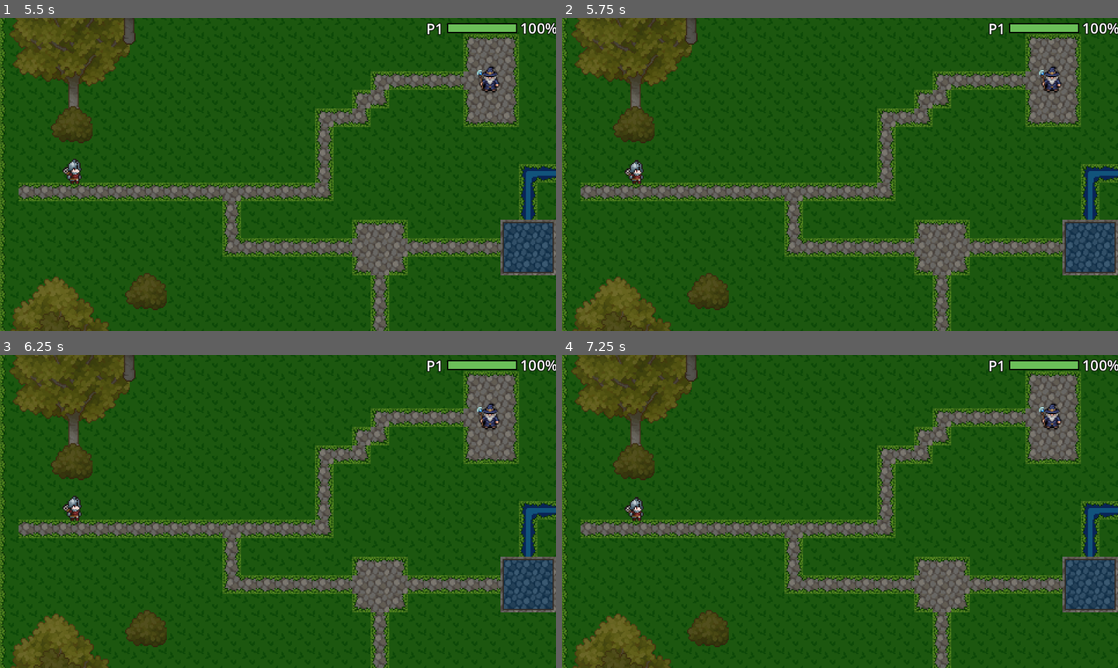
Above: before the commit, frames 1-4 (two rows, left to right).
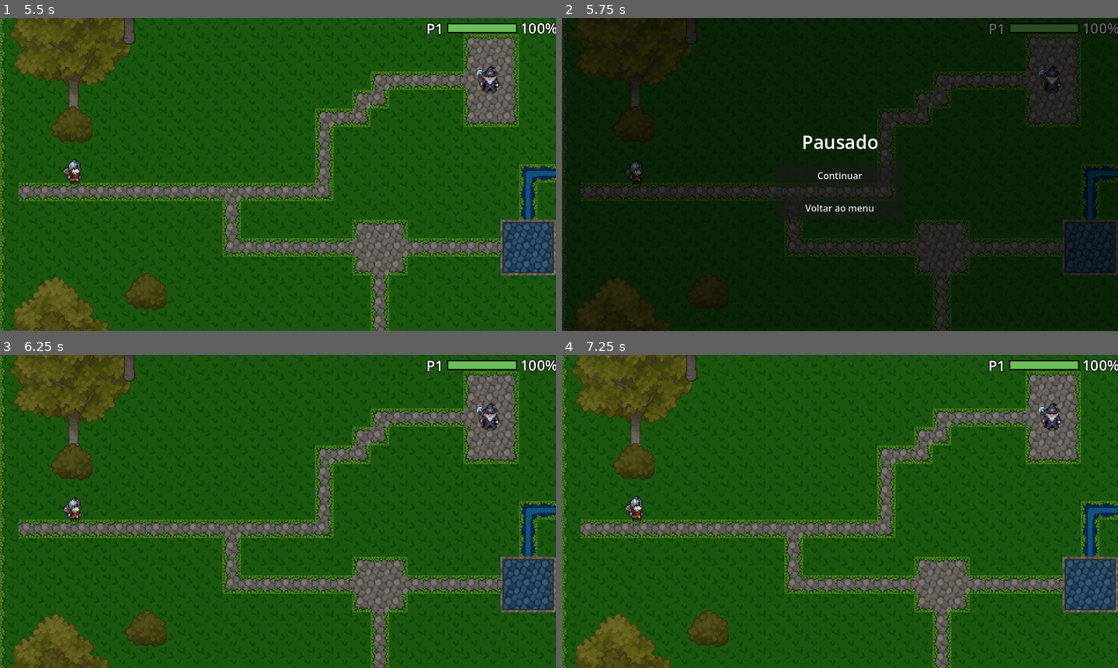
Above: after the commit, the same moments.

Repository: VCPC-UniFECAF/fits_on_fire
Game: Godot game, scene res://scenes/menu.tscn
The game is run twice, just before and just after one commit, with the same random seed, the same clock (stepped at 60 frames per second) and the same inputs.
Inputs (mouse positions are in pixels of both pictures, inside the frame that each line leads up to):
- Up to frame 1 (5.5 s): click "SinglePlayer" at 0.5 s; click "Guerreiro" at 1.25 s; move the mouse to (400, 158) at 2.02 s; hold 1 (cycle_scene) 2.03-2.78 s; move the mouse to (166, 190) at 2.77 s; tap E (interact) at 2.85 s; tap Enter at 3.5 s; move the mouse to (333, 105) at 3.52 s; tap 2 (p2_heavy) at 3.6 s; tap Space at 4.25 s; move the mouse to (250, 237) at 4.27 s; tap 1 (cycle_scene) at 4.35 s; move the mouse to (444, 221) at 5.02 s; hold E (interact) from 5.03 s (still down)
- Up to frame 2 (5.75 s): keep holding E (interact); tap Escape (ui_cancel) at 5.65 s
- Up to frame 3 (6.25 s): release E (interact) at 5.75 s; click (278, 511) at 5.75 s, where only the run after the commit has a clickable "Continuar"
- Up to frame 4 (7.25 s): move the mouse to (673, 464) at 6.52 s; tap 2 (p2_heavy) at 6.6 s

Frame 1 is identical in both runs. In frame 2, 100% of the frame differs, in the area x 0-100%, y 0-100%; in frame 3, 0.1%; in frame 4, 0.1%.

Commit message:
feat: add pause function

Diff:
--- /dev/null
+++ b/prefabs/pause_menu.tscn
@@ -0,0 +1,54 @@
+[gd_scene format=3 uid="uid://hq4rmgaihi1y"]
+
+[ext_resource type="Script" path="res://scripts/pause_menu.gd" id="1_pause_menu"]
+
+[node name="PauseMenu" type="CanvasLayer"]
+layer = 100
+process_mode = 3
+script = ExtResource("1_pause_menu")
+
+[node name="Control" type="Control" parent="."]
+layout_mode = 3
+anchors_preset = 15
+anchor_right = 1.0
+anchor_bottom = 1.0
+grow_horizontal = 2
+grow_vertical = 2
+mouse_filter = 0
+
+[node name="Overlay" type="ColorRect" parent="Control"]
+layout_mode = 1
+anchors_preset = 15
+anchor_right = 1.0
+anchor_bottom = 1.0
+grow_horizontal = 2
+grow_vertical = 2
+color = Color(0, 0, 0, 0.6)
+
+[node name="CenterContainer" type="CenterContainer" parent="Control"]
+layout_mode = 1
+anchors_preset = 15
+anchor_right = 1.0
+anchor_bottom = 1.0
+grow_horizontal = 2
+grow_vertical = 2
+
+[node name="VBoxContainer" type="VBoxContainer" parent="Control/CenterContainer"]
+layout_mode = 2
+theme_override_constants/separation = 16
+
+[node name="Title" type="Label" parent="Control/CenterContainer/VBoxContainer"]
+layout_mode = 2
+theme_override_font_sizes/font_size = 32
+text = "Pausado"
+horizontal_alignment = 1
+
+[node name="ResumeButton" type="Button" parent="Control/CenterContainer/VBoxContainer"]
+custom_minimum_size = Vector2(220, 40)
+layout_mode = 2
+text = "Continuar"
+
+[node name="MenuButton" type="Button" parent="Control/CenterContainer/VBoxContainer"]
+custom_minimum_size = Vector2(220, 40)
+layout_mode = 2
+text = "Voltar ao menu"
--- a/project.godot
+++ b/project.godot
@@ -21,6 +21,7 @@
 StoryState="*res://scripts/story_state.gd"
 PortalTravel="*res://scripts/portal_travel.gd"
 GameSession="*res://scripts/game_session.gd"
+PauseManager="*res://scripts/pause_manager.gd"
 
 [display]
 
@@ -167,6 +168,12 @@
 , Object(InputEventKey,"resource_local_to_scene":false,"resource_name":"","device":-1,"window_id":0,"alt_pressed":false …(187 unchanged characters)…
 ]
 }
+pause_menu={
+"deadzone": 0.2,
+"events": [Object(InputEventKey,"resource_local_to_scene":false,"resource_name":"","device":-1,"window_id":0,"alt_pressed":false,"shift_pressed":false,"ctrl_pressed":false,"meta_pressed":false,"pressed":false,"keycode":0,"physical_keycode":4194305,"key_label":0,"unicode":0,"location":0,"echo":false,"script":null)
+, Object(InputEventJoypadButton,"resource_local_to_scene":false,"resource_name":"","device":-1,"button_index":7,"pressure":0.0,"pressed":true,"script":null)
+]
+}
 
 [layer_names]
 
--- a/scripts/game_session.gd
+++ b/scripts/game_session.gd
@@ -4,6 +4,7 @@
 enum Character { WARRIOR, WIZARD }
 
 const HOUSE_SCENE := "res://scenes/house.tscn"
+const MENU_SCENE := "res://scenes/menu.tscn"
 
 const LEVEL_SCENES: Array[String] = [
 	"res://scenes/house.tscn",
@@ -35,6 +36,12 @@
 	mode = Mode.MULTI
 	StoryState.reset_for_new_game()
 	get_tree().change_scene_to_file(HOUSE_SCENE)
+
+
+func return_to_menu() -> void:
+	StoryState.reset_for_new_game()
+	PortalTravel.clear_travel()
+	get_tree().change_scene_to_file(MENU_SCENE)
 
 
 func _on_scene_changed() -> void:
--- /dev/null
+++ b/scripts/pause_manager.gd
@@ -0,0 +1,75 @@
+extends Node
+
+const PAUSE_MENU_SCENE := preload("res://prefabs/pause_menu.tscn")
+const MENU_SCENE := "res://scenes/menu.tscn"
+const MAIN_SCENE := "res://scenes/main.tscn"
+
+var _pause_ui: CanvasLayer
+var _paused: bool = false
+
+
+func _ready() -> void:
+	process_mode = Node.PROCESS_MODE_ALWAYS
+	_pause_ui = PAUSE_MENU_SCENE.instantiate()
+	add_child(_pause_ui)
+	_pause_ui.hide()
+	var tree := get_tree()
+	if tree:
+		tree.scene_changed.connect(_on_scene_changed)
+
+
+func _unhandled_input(event: InputEvent) -> void:
+	if not event.is_action_pressed("pause_menu"):
+		return
+	if _is_wise_dialog_open():
+		return
+	if not _is_gameplay_scene():
+		return
+	get_viewport().set_input_as_handled()
+	if _paused:
+		resume()
+	else:
+		pause()
+
+
+func pause() -> void:
+	if _paused or not _is_gameplay_scene():
+		return
+	_paused = true
+	get_tree().paused = true
+	_pause_ui.show()
+
+
+func resume() -> void:
+	if not _paused:
+		return
+	_paused = false
+	get_tree().paused = false
+	_pause_ui.hide()
+
+
+func return_to_main_menu() -> void:
+	resume()
+	GameSession.return_to_menu()
+
+
+func _on_scene_changed() -> void:
+	if _paused:
+		resume()
+
+
+func _is_gameplay_scene() -> bool:
+	var scene := get_tree().current_scene
+	if scene == null or scene.scene_file_path.is_empty():
+		return false
+	var path := scene.scene_file_path
+	if path == MENU_SCENE:
+		return false
+	return GameSession.LEVEL_SCENES.has(path) or path == MAIN_SCENE
+
+
+func _is_wise_dialog_open() -> bool:
+	for node in get_tree().get_nodes_in_group("wise"):
+		if node.has_method("is_dialog_open") and node.is_dialog_open():
+			return true
+	return false
--- /dev/null
+++ b/scripts/pause_menu.gd
@@ -0,0 +1,19 @@
+extends CanvasLayer
+
+@onready var _resume_button: Button = $Control/CenterContainer/VBoxContainer/ResumeButton
+@onready var _menu_button: Button = $Control/CenterContainer/VBoxContainer/MenuButton
+
+
+func _ready() -> void:
+	process_mode = Node.PROCESS_MODE_ALWAYS
+	hide()
+	_resume_button.pressed.connect(_on_resume_pressed)
+	_menu_button.pressed.connect(_on_menu_pressed)
+
+
+func _on_resume_pressed() -> void:
+	PauseManager.resume()
+
+
+func _on_menu_pressed() -> void:
+	PauseManager.return_to_main_menu()
--- a/scripts/portal_travel.gd
+++ b/scripts/portal_travel.gd
@@ -68,5 +68,9 @@
 	return null
 
 
+func clear_travel() -> void:
+	_clear_travel()
+
+
 func _clear_travel() -> void:
 	_arrival_portal_id = ""
--- a/scripts/wise.gd
+++ b/scripts/wise.gd
@@ -38,6 +38,7 @@
 
 
 func _ready() -> void:
+	add_to_group("wise")
 	_api_key = _load_gemini_api_key()
 	body_entered.connect(_on_body_entered)
 	body_exited.connect(_on_body_exited)
@@ -49,6 +50,10 @@
 	_apply_unlock_state()
 	if bloqueado_ate_dragao_derrotado and not _is_unlocked():
 		_connect_boss_died()
+
+
+func is_dialog_open() -> bool:
+	return _dialog_open
 
 
 func _connect_boss_died() -> void:
Not shown, added: scripts/pause_manager.gd.uid
Not shown, added: scripts/pause_menu.gd.uid
